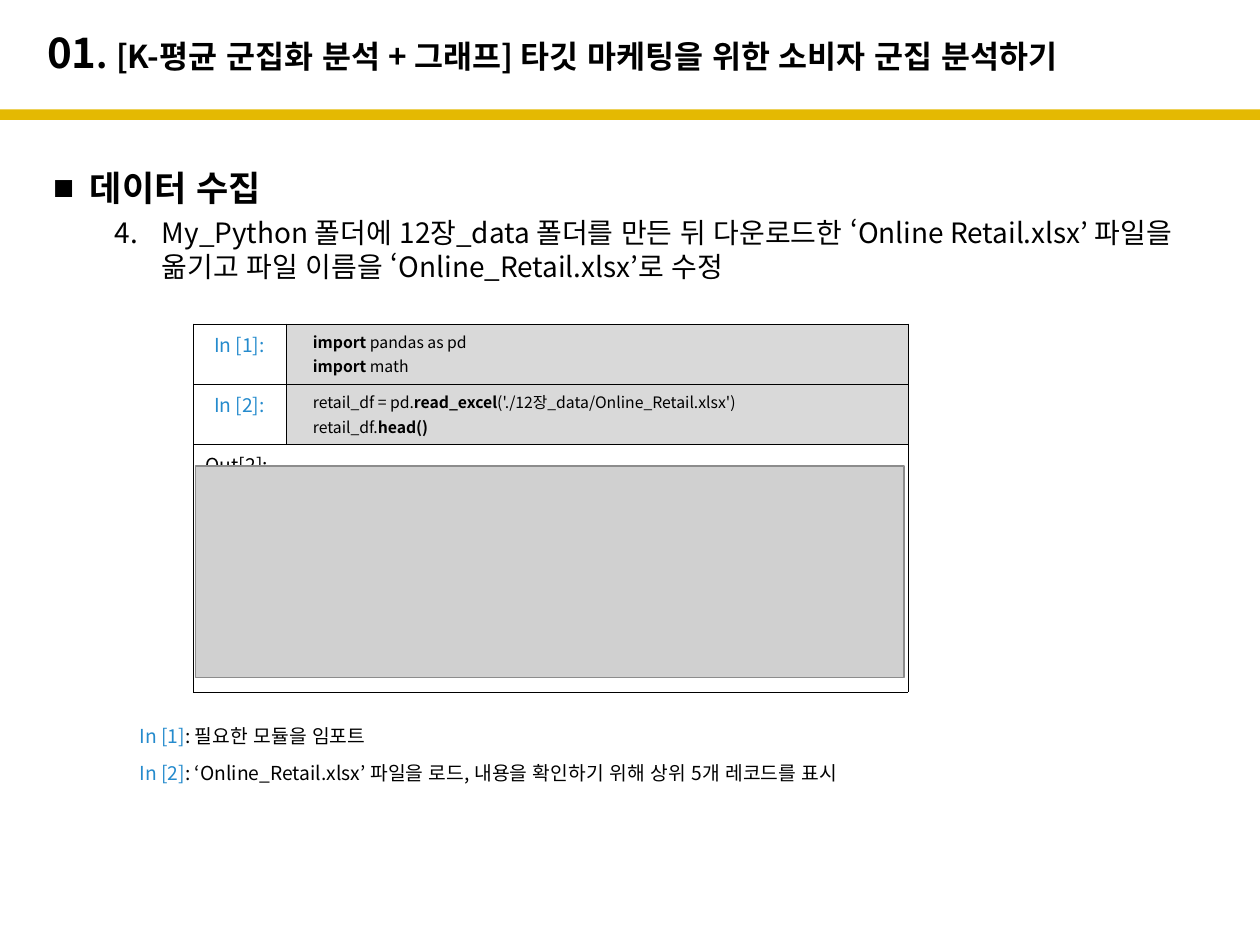
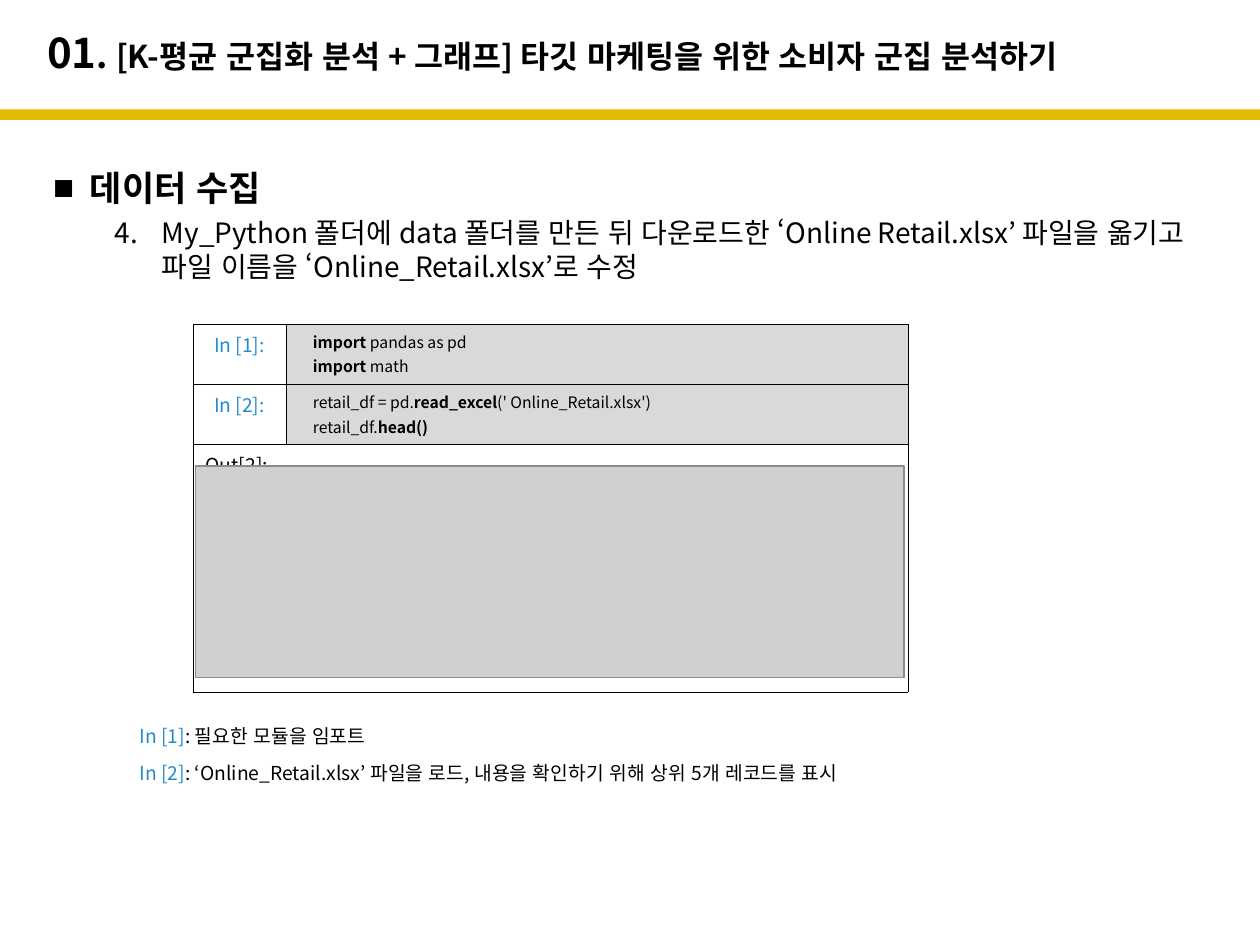
Before and after one commit to kyuyounglee/machinRunningDatas, a slide deck: slide 9 of 군집 분석.ppt. Drawn at 1260x945 pixels with LibreOffice and Linux fonts; fonts in the diff are those of the drawing; grey boxes stand for pictures. Boxes give left, top, right and bottom in pixels: in the first picture for what was removed or moved away, otherwise in the second. Text is boxed around its words. In the diff, an @@ line names an element or a change of style, - is before the commit and + after.

```diff
--- a/군집 분석.ppt
+++ b/군집 분석.ppt
@@ text at (162, 219, 1184, 281): text changed @@
-    4. My_Python 폴더에 12장_data 폴더를 만든 뒤 다운로드한 ‘Online Retail.xlsx’ 파일을 옮기고 파일 이름을 ‘Online_Retail.xlsx’로 수정
+    4. My_Python 폴더에 data 폴더를 만든 뒤 다운로드한 ‘Online Retail.xlsx’ 파일을 옮기고 파일 이름을 ‘Online_Retail.xlsx’로 수정
@@ table at (193, 324, 907, 679) @@
-row 2, column 2: retail_df = pd.read_excel('./12장_data/Online_Retail.xlsx') / retail_df.head()
+row 2, column 2: retail_df = pd.read_excel(' Online_Retail.xlsx') / retail_df.head()
```
